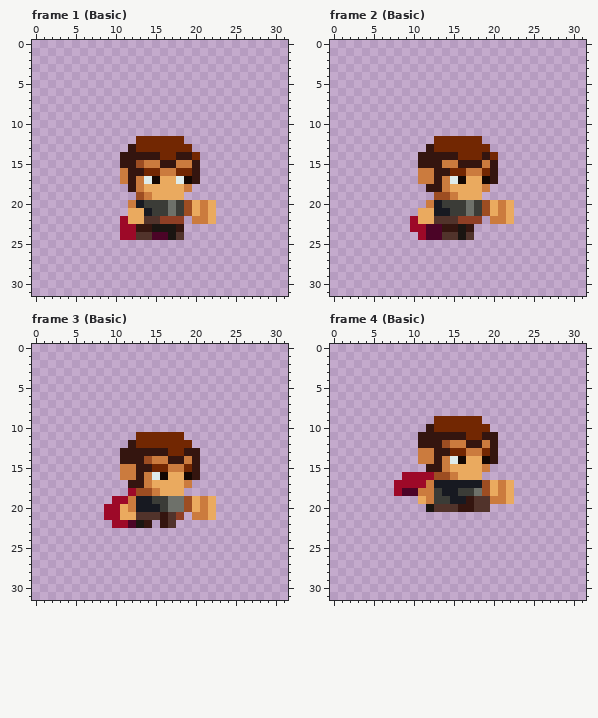
One commit to this pixel-art file: Untitled/Player/Player.aseprite. The picture above was drawn from the file before the commit.
32x32 pixels, 24 frames. Colours within 5 levels of each other are drawn and written as one. Shown: frame 1 (Basic), frame 2 (Basic), frame 3 (Basic), frame 4 (Basic). The commit also changed other frames, which this record leaves out.
And afterwards:
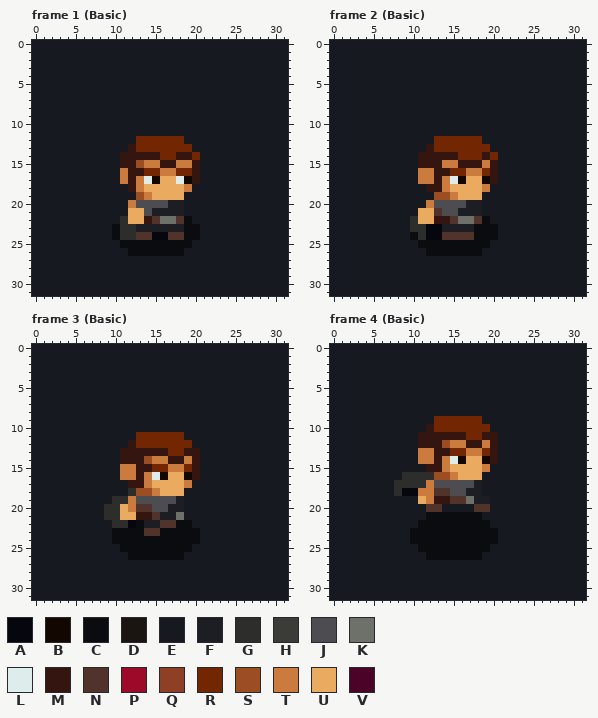
Palette (. is transparent): A #05060e  B #130702  C #0b0c10  D #1a1511  E #171921  F #1d1e23  G #2d2d2b  H #3b3c37  J #4d4d51  K #6e716a  L #deeceb  M #34150f  N #51332b  P #9d0928  Q #8f3f25  R #722702  S #9d4d22  T #cb7b3e  U #eaaa5f  V #4b0427
Change:
layer "Background" added
layer "Shadow" now shown
layer "Weapon" now hidden
Changed rows in their new state; - is an unchanged pixel.
Frame 1 (Basic):
first column x 0:
 0 EEEEEEEEEEEEEEEEEEEEEEEEEEEEEEEE
 1 EEEEEEEEEEEEEEEEEEEEEEEEEEEEEEEE
 2 EEEEEEEEEEEEEEEEEEEEEEEEEEEEEEEE
 3 EEEEEEEEEEEEEEEEEEEEEEEEEEEEEEEE
 4 EEEEEEEEEEEEEEEEEEEEEEEEEEEEEEEE
 5 EEEEEEEEEEEEEEEEEEEEEEEEEEEEEEEE
 6 EEEEEEEEEEEEEEEEEEEEEEEEEEEEEEEE
 7 EEEEEEEEEEEEEEEEEEEEEEEEEEEEEEEE
 8 EEEEEEEEEEEEEEEEEEEEEEEEEEEEEEEE
 9 EEEEEEEEEEEEEEEEEEEEEEEEEEEEEEEE
10 EEEEEEEEEEEEEEEEEEEEEEEEEEEEEEEE
11 EEEEEEEEEEEEEEEEEEEEEEEEEEEEEEEE
12 EEEEEEEEEEEEE------EEEEEEEEEEEEE
13 EEEEEEEEEEEE--------EEEEEEEEEEEE
14 EEEEEEEEEEE----------EEEEEEEEEEE
15 EEEEEEEEEEE----------EEEEEEEEEEE
16 EEEEEEEEEEE----------EEEEEEEEEEE
17 EEEEEEEEEEE----------EEEEEEEEEEE
18 EEEEEEEEEEEE--------EEEEEEEEEEEE
19 EEEEEEEEEEEEE------EEEEEEEEEEEEE
20 EEEEEEEEEEEE-JJJJFFEEEEEEEEEEEEE
21 EEEEEEEEEEEE--JFFFFEEEEEEEEEEEEE
22 EEEEEEEEEEEG--M-KKNCEEEEEEEEEEEE
23 EEEEEEEEEECGGFFFFFFCCEEEEEEEEEEE
24 EEEEEEEEEECGG--AAN-CCEEEEEEEEEEE
25 EEEEEEEEEEECCCCCCCCCEEEEEEEEEEEE
26 EEEEEEEEEEEECCCCCCCEEEEEEEEEEEEE
27 EEEEEEEEEEEEEEEEEEEEEEEEEEEEEEEE
28 EEEEEEEEEEEEEEEEEEEEEEEEEEEEEEEE
29 EEEEEEEEEEEEEEEEEEEEEEEEEEEEEEEE
30 EEEEEEEEEEEEEEEEEEEEEEEEEEEEEEEE
31 EEEEEEEEEEEEEEEEEEEEEEEEEEEEEEEE
Frame 2 (Basic):
first column x 0:
 0 EEEEEEEEEEEEEEEEEEEEEEEEEEEEEEEE
 1 EEEEEEEEEEEEEEEEEEEEEEEEEEEEEEEE
 2 EEEEEEEEEEEEEEEEEEEEEEEEEEEEEEEE
 3 EEEEEEEEEEEEEEEEEEEEEEEEEEEEEEEE
 4 EEEEEEEEEEEEEEEEEEEEEEEEEEEEEEEE
 5 EEEEEEEEEEEEEEEEEEEEEEEEEEEEEEEE
 6 EEEEEEEEEEEEEEEEEEEEEEEEEEEEEEEE
 7 EEEEEEEEEEEEEEEEEEEEEEEEEEEEEEEE
 8 EEEEEEEEEEEEEEEEEEEEEEEEEEEEEEEE
 9 EEEEEEEEEEEEEEEEEEEEEEEEEEEEEEEE
10 EEEEEEEEEEEEEEEEEEEEEEEEEEEEEEEE
11 EEEEEEEEEEEEEEEEEEEEEEEEEEEEEEEE
12 EEEEEEEEEEEEE------EEEEEEEEEEEEE
13 EEEEEEEEEEEE--------EEEEEEEEEEEE
14 EEEEEEEEEEE----------EEEEEEEEEEE
15 EEEEEEEEEEE----------EEEEEEEEEEE
16 EEEEEEEEEEE----------EEEEEEEEEEE
17 EEEEEEEEEEE----------EEEEEEEEEEE
18 EEEEEEEEEEEE--------EEEEEEEEEEEE
19 EEEEEEEEEEEEE------EEEEEEEEEEEEE
20 EEEEEEEEEEEE-JJJJFFEEEEEEEEEEEEE
21 EEEEEEEEEEE--NJJFFFEEEEEEEEEEEEE
22 EEEEEEEEEEG--MM-KKNCEEEEEEEEEEEE
23 EEEEEEEEEEGGAAFFFFCCCEEEEEEEEEEE
24 EEEEEEEEEECGAA--N-CCCEEEEEEEEEEE
25 EEEEEEEEEEECCCCCCCCCEEEEEEEEEEEE
26 EEEEEEEEEEEECCCCCCCEEEEEEEEEEEEE
27 EEEEEEEEEEEEEEEEEEEEEEEEEEEEEEEE
28 EEEEEEEEEEEEEEEEEEEEEEEEEEEEEEEE
29 EEEEEEEEEEEEEEEEEEEEEEEEEEEEEEEE
30 EEEEEEEEEEEEEEEEEEEEEEEEEEEEEEEE
31 EEEEEEEEEEEEEEEEEEEEEEEEEEEEEEEE
Frame 3 (Basic):
first column x 0:
 0 EEEEEEEEEEEEEEEEEEEEEEEEEEEEEEEE
 1 EEEEEEEEEEEEEEEEEEEEEEEEEEEEEEEE
 2 EEEEEEEEEEEEEEEEEEEEEEEEEEEEEEEE
 3 EEEEEEEEEEEEEEEEEEEEEEEEEEEEEEEE
 4 EEEEEEEEEEEEEEEEEEEEEEEEEEEEEEEE
 5 EEEEEEEEEEEEEEEEEEEEEEEEEEEEEEEE
 6 EEEEEEEEEEEEEEEEEEEEEEEEEEEEEEEE
 7 EEEEEEEEEEEEEEEEEEEEEEEEEEEEEEEE
 8 EEEEEEEEEEEEEEEEEEEEEEEEEEEEEEEE
 9 EEEEEEEEEEEEEEEEEEEEEEEEEEEEEEEE
10 EEEEEEEEEEEEEEEEEEEEEEEEEEEEEEEE
11 EEEEEEEEEEEEE------EEEEEEEEEEEEE
12 EEEEEEEEEEEE--------EEEEEEEEEEEE
13 EEEEEEEEEEE----------EEEEEEEEEEE
14 EEEEEEEEEEE----------EEEEEEEEEEE
15 EEEEEEEEEEE----------EEEEEEEEEEE
16 EEEEEEEEEEE----------EEEEEEEEEEE
17 EEEEEEEEEEEE--------EEEEEEEEEEEE
18 EEEEEEEEEEEEG------EEEEEEEEEEEEE
19 EEEEEEEEEEGG-JJJJJFEEEEEEEEEEEEE
20 EEEEEEEEEGG--NNJJFFEEEEEEEEEEEEE
21 EEEEEEEEEGG--MM-FFKEEEEEEEEEEEEE
22 EEEEEEEEEEGGACFFN-CCEEEEEEEEEEEE
23 EEEEEEEEEECCCCNNCCCCCEEEEEEEEEEE
24 EEEEEEEEEECCCCCCCCCCCEEEEEEEEEEE
25 EEEEEEEEEEECCCCCCCCCEEEEEEEEEEEE
26 EEEEEEEEEEEECCCCCCCEEEEEEEEEEEEE
27 EEEEEEEEEEEEEEEEEEEEEEEEEEEEEEEE
28 EEEEEEEEEEEEEEEEEEEEEEEEEEEEEEEE
29 EEEEEEEEEEEEEEEEEEEEEEEEEEEEEEEE
30 EEEEEEEEEEEEEEEEEEEEEEEEEEEEEEEE
31 EEEEEEEEEEEEEEEEEEEEEEEEEEEEEEEE
Frame 4 (Basic):
first column x 0:
 0 EEEEEEEEEEEEEEEEEEEEEEEEEEEEEEEE
 1 EEEEEEEEEEEEEEEEEEEEEEEEEEEEEEEE
 2 EEEEEEEEEEEEEEEEEEEEEEEEEEEEEEEE
 3 EEEEEEEEEEEEEEEEEEEEEEEEEEEEEEEE
 4 EEEEEEEEEEEEEEEEEEEEEEEEEEEEEEEE
 5 EEEEEEEEEEEEEEEEEEEEEEEEEEEEEEEE
 6 EEEEEEEEEEEEEEEEEEEEEEEEEEEEEEEE
 7 EEEEEEEEEEEEEEEEEEEEEEEEEEEEEEEE
 8 EEEEEEEEEEEEEEEEEEEEEEEEEEEEEEEE
 9 EEEEEEEEEEEEE------EEEEEEEEEEEEE
10 EEEEEEEEEEEE--------EEEEEEEEEEEE
11 EEEEEEEEEEE----------EEEEEEEEEEE
12 EEEEEEEEEEE----------EEEEEEEEEEE
13 EEEEEEEEEEE----------EEEEEEEEEEE
14 EEEEEEEEEEE----------EEEEEEEEEEE
15 EEEEEEEEEEEE--------EEEEEEEEEEEE
16 EEEEEEEEEGGGG------EEEEEEEEEEEEE
17 EEEEEEEEGGGG-JJJJJFEEEEEEEEEEEEE
18 EEEEEEEEGAA--NNJJFFEEEEEEEEEEEEE
19 EEEEEEEEEEE--MMNNKFFEEEEEEEEEEEE
20 EEEEEEEEEEEEN-EEEE--EEEEEEEEEEEE
21 EEEEEEEEEEEECCCCCCCEEEEEEEEEEEEE
22 EEEEEEEEEEECCCCCCCCCEEEEEEEEEEEE
23 EEEEEEEEEECCCCCCCCCCCEEEEEEEEEEE
24 EEEEEEEEEECCCCCCCCCCCEEEEEEEEEEE
25 EEEEEEEEEEECCCCCCCCCEEEEEEEEEEEE
26 EEEEEEEEEEEECCCCCCCEEEEEEEEEEEEE
27 EEEEEEEEEEEEEEEEEEEEEEEEEEEEEEEE
28 EEEEEEEEEEEEEEEEEEEEEEEEEEEEEEEE
29 EEEEEEEEEEEEEEEEEEEEEEEEEEEEEEEE
30 EEEEEEEEEEEEEEEEEEEEEEEEEEEEEEEE
31 EEEEEEEEEEEEEEEEEEEEEEEEEEEEEEEE
Boxes around the changes in both pictures, in picture pixels (x1, y1, x2, y2):
changed: (32, 40, 288, 296)
changed: (330, 40, 586, 296)
changed: (32, 344, 288, 600)
changed: (330, 344, 586, 600)
